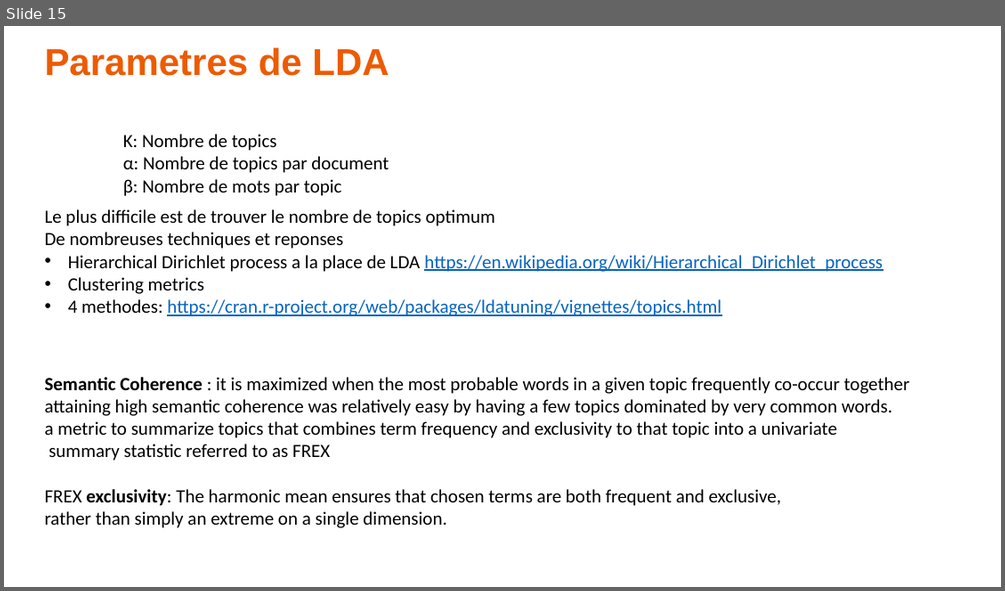
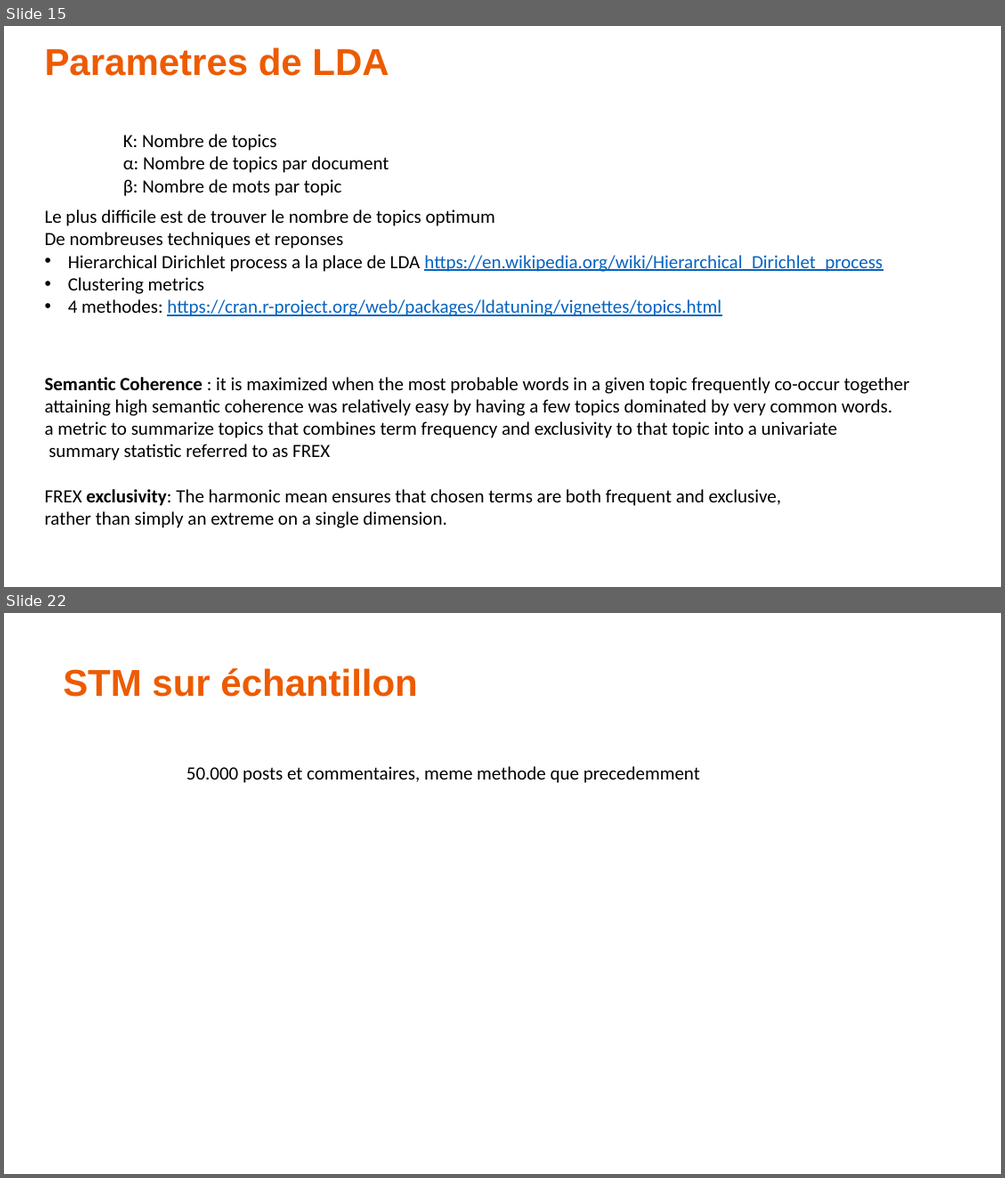
Before and after one commit to alexisperrier/upem-topic-modeling, a slide deck: UPEM-Topic_modeling.pptx. Shown one above the other, each under a label of ours: slide 15 before the commit, slides 15 and 22 after it; the slides between them are not shown. The pictures are 1005x591 and 1005x1178 pixels, drawn with LibreOffice and Linux fonts; fonts in the diff are those of the drawing. Boxes give left, top, right and bottom in pixels: in the first picture for what was removed or moved away, otherwise in the second. Text is boxed around its words. In the diff, an @@ line names an element or a change of style, - is before the commit and + after.

```diff
--- a/UPEM-Topic_modeling.pptx
+++ b/UPEM-Topic_modeling.pptx
@@ slide 22 added at box(4, 613, 1001, 1174), background #FFFFFF @@
@@ text added at box(63, 668, 417, 697), 36 pt, text #ED5B00, bold @@
+STM sur échantillon
@@ text added at box(186, 766, 700, 783), 18 pt, text #000000 @@
+50.000 posts et commentaires, meme methode que precedemment
```
Also in this commit, not shown: 1 slide changed, 9 other slides added, 41 other files.
